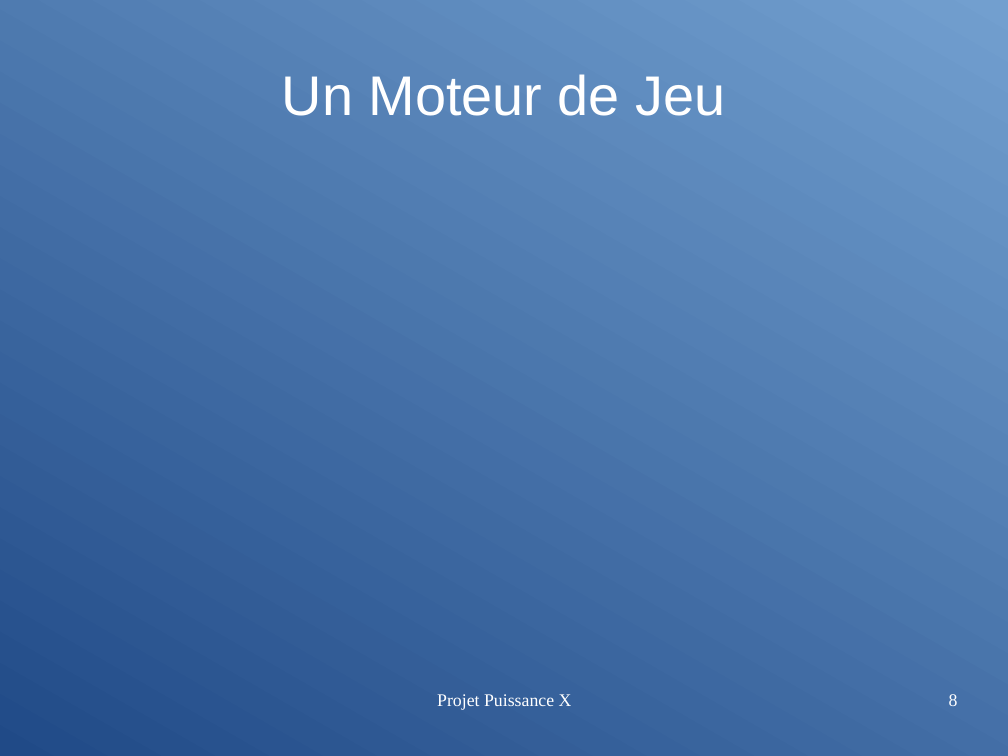
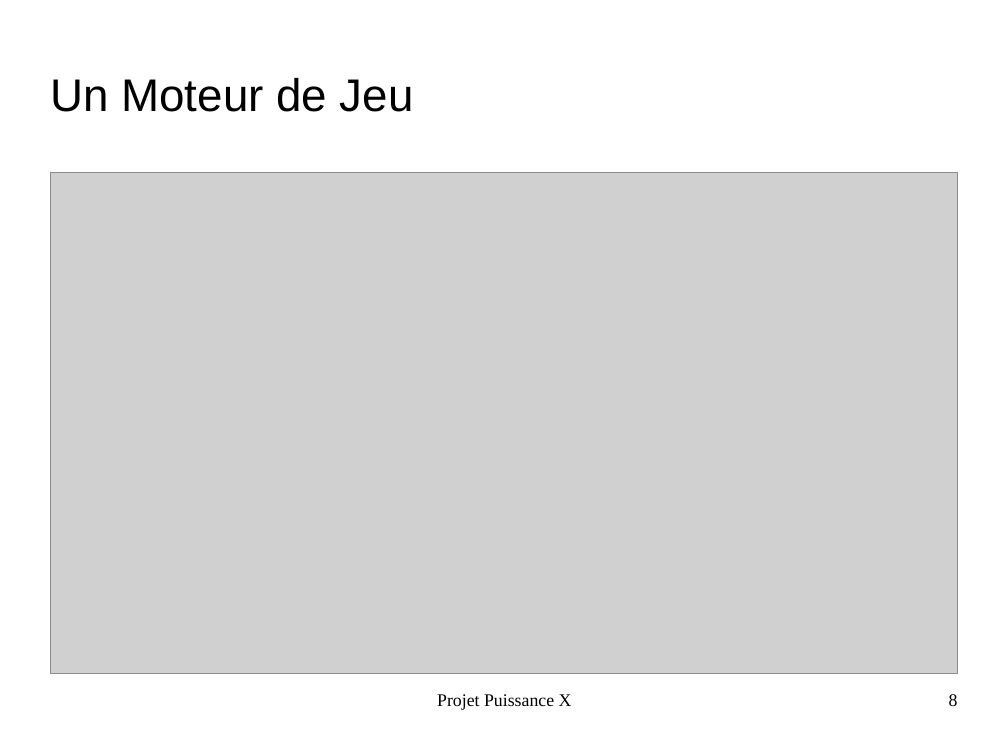
Before and after one commit to benjamin-clement-matthieu/cdc_puissance_X, a slide deck: slide 8 of ppt.odp. Drawn at 1008x756 pixels with LibreOffice and Linux fonts; fonts in the diff are those of the drawing; grey boxes stand for pictures; background and template pictures are left out. Boxes give left, top, right and bottom in pixels: in the first picture for what was removed or moved away, otherwise in the second. Text is boxed around its words. In the diff, an @@ line names an element or a change of style, - is before the commit and + after.

```diff
--- a/ppt.odp
+++ b/ppt.odp
@@ background gradient #204A87 to #729FCF to picture (left out) @@
@@ title "Un Moteur de Jeu" at (x1=50, y1=78, x2=414, y2=112): size 44 to 36 pt, text colour #FFFFFF to #000000; alignment centre to left @@
@@ picture added at (x1=50, y1=173, x2=958, y2=674) @@
@@ text "Projet Puissance X" at (x1=437, y1=694, x2=572, y2=710): text colour #FFFFFF to #000000 @@
@@ page number at (x1=949, y1=694, x2=958, y2=706): text colour #FFFFFF to #000000 @@
```
Also in this commit, not shown: 15 other slides changed.
